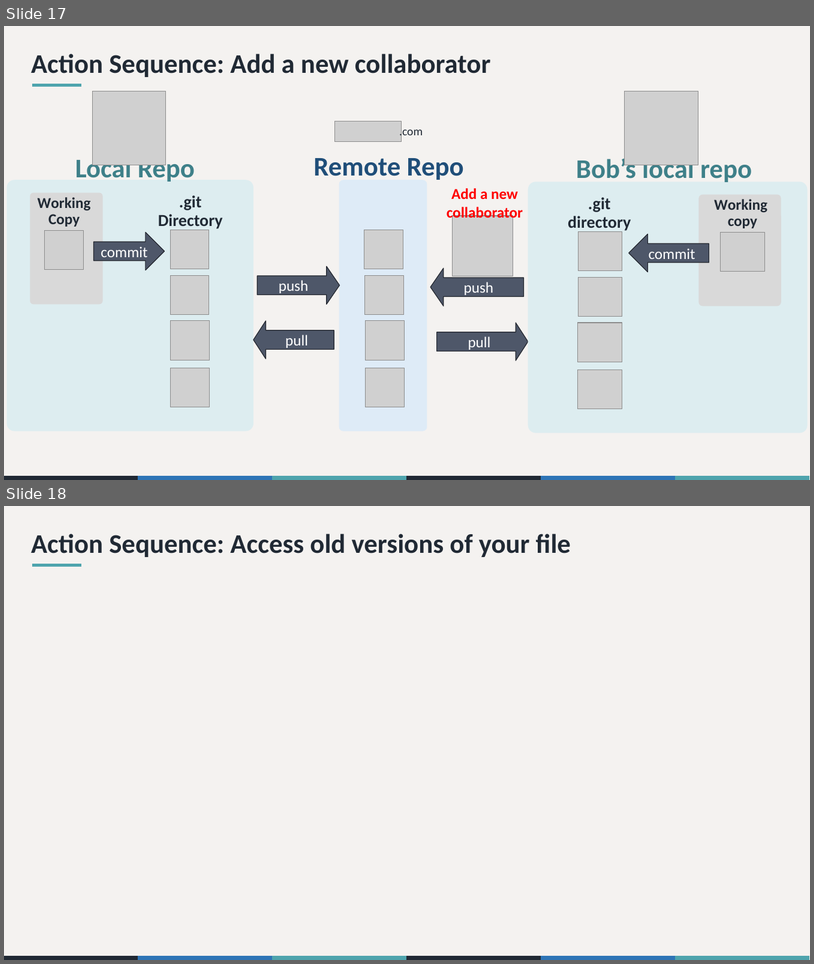
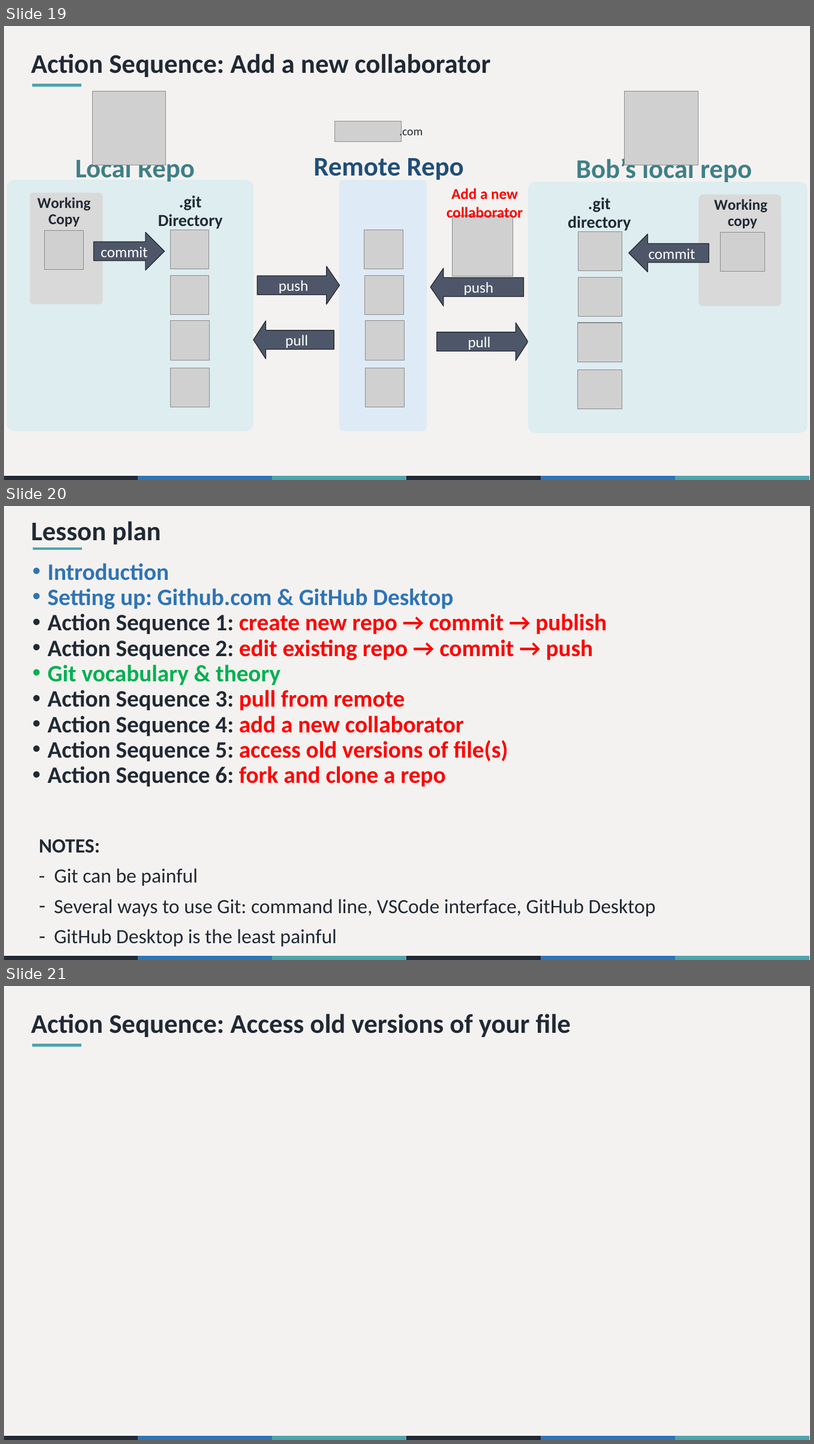
Before and after one commit to the-graph-courses/idap_book, a slide deck: slides/intro_to_git.pptx. Shown one above the other, each under a label of ours: slides 17 and 18 before the commit, slides 19, 20 and 21 after it. The pictures are 814x964 and 814x1444 pixels, drawn with LibreOffice and Linux fonts; fonts in the diff are those of the drawing; grey boxes stand for pictures. Boxes give left, top, right and bottom in pixels: in the first picture for what was removed or moved away, otherwise in the second. Text is boxed around its words. In the diff, an @@ line names an element or a change of style, - is before the commit and + after.

```diff
--- a/slides/intro_to_git.pptx
+++ b/slides/intro_to_git.pptx
@@ slide 20 added at (x1=4, y1=506, x2=810, y2=960), background #F4F2F0; not listed: 6 template elements that a slide beside it also shows @@
@@ title added at (x1=31, y1=521, x2=161, y2=544), 32 pt, text #202934, bold @@
+Lesson plan
@@ line added from (33, 549) to (82, 549), #4EA4AD 3 pt @@
@@ text added at (x1=48, y1=563, x2=607, y2=786), 28 pt, text #FF0000, bold @@
+• Introduction
+• Setting up: Github.com & GitHub Desktop
+• Action Sequence 1: create new repo → commit → publish
+• Action Sequence 2: edit existing repo → commit → push
+• Git vocabulary & theory
+• Action Sequence 3: pull from remote
+• Action Sequence 4: add a new collaborator
+• Action Sequence 5: access old versions of file(s)
+• Action Sequence 6: fork and clone a repo
@@ text added at (x1=39, y1=839, x2=656, y2=946), 24 pt, text #202934 @@
+NOTES:
+- Git can be painful
+– Several ways to use Git: command line, VSCode interface, GitHub Desktop
+– GitHub Desktop is the least painful
@@ what was slide 17 is now slide 19 @@
@@ what was slide 18 is now slide 21 @@
```
Also in this commit, not shown: 1 slide changed, 3 other slides added, 42 other files.
